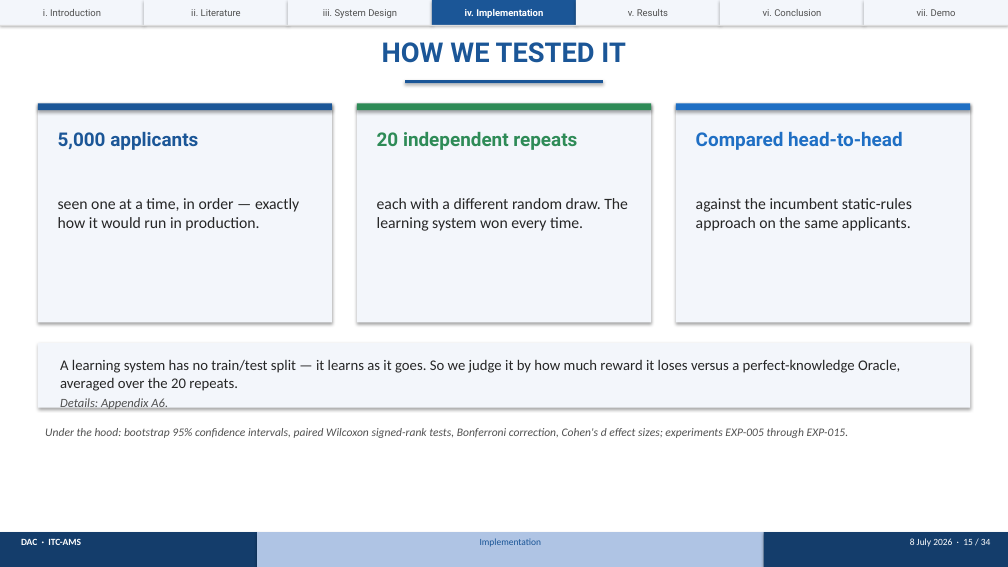
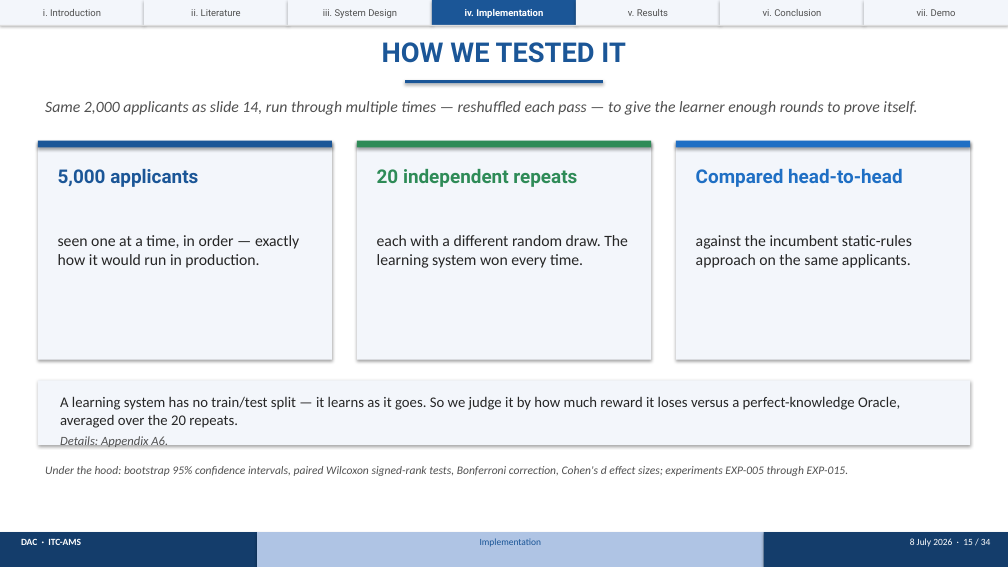
Before and after one commit to PolyTheML/DAC-UW-Thesis, a slide deck: slide 15 of thesis/health_rl/Poly_defense_presentation_v3.pptx. Drawn at 1008x567 pixels with LibreOffice and Linux fonts; fonts in the diff are those of the drawing. Boxes give left, top, right and bottom in pixels: in the first picture for what was removed or moved away, otherwise in the second. Text is boxed around its words. In the diff, an @@ line names an element or a change of style, - is before the commit and + after.

```diff
--- a/thesis/health_rl/Poly_defense_presentation_v3.pptx
+++ b/thesis/health_rl/Poly_defense_presentation_v3.pptx
@@ text added at box(45, 101, 917, 115), 15 pt, text #505050, italic @@
+Same 2,000 applicants as slide 14, run through multiple times — reshuffled each pass — to give the learner enough rounds to prove itself.
@@ 8 texts, 7 rectangles: place and size @@
-8 texts, 7 rectangles at box(38, 104, 970, 438)
+8 texts, 7 rectangles at box(38, 141, 970, 476)
```
Also in this commit, not shown: 3 other slides changed, 9 other files.
